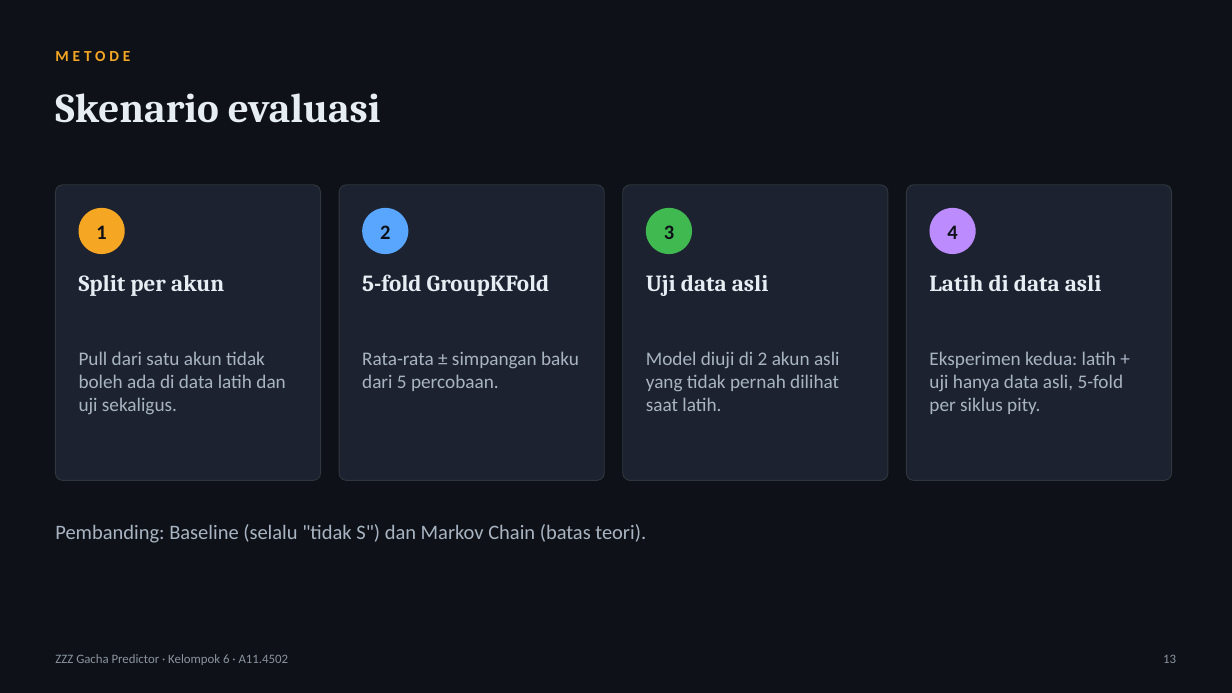
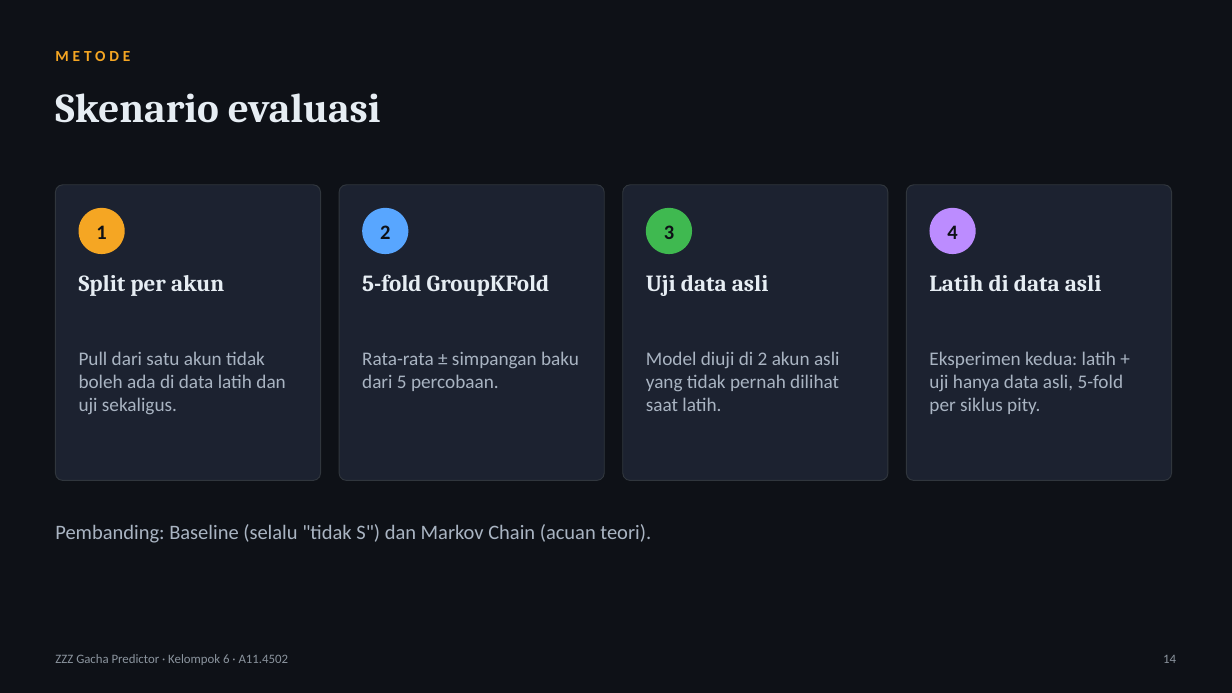
Before and after one commit to tehgeii/project-data-mining, a slide deck: slide 14 of docs/tugas/UTS_Slide_Kelompok6_A11.4502.pptx (slide 13 before the commit). Drawn at 1232x693 pixels with LibreOffice and Linux fonts; fonts in the diff are those of the drawing. Boxes give left, top, right and bottom in pixels: in the first picture for what was removed or moved away, otherwise in the second. Text is boxed around its words. In the diff, an @@ line names an element or a change of style, - is before the commit and + after.

Commit message:
Tambah alasan memakai data mining dan analisis pola soft pity
Menjawab pertanyaan "kenapa perlu machine learning kalau ada rumus":
soft pity tidak diumumkan resmi, jadi polanya harus digali dari data.

- Analisis baru dari data asli: laju S Agent hampir nol sampai pull
  ke-73 lalu melonjak mulai pull ke-74 (sesuai model Markov), W-Engine
  sekitar pull ke-65. Decision Tree yang dilatih hanya dengan data asli
  memisah di pity_ratio 0,735 (pity ±66 Agent) tanpa diberi tahu.
  Grafik dan tabelnya dibuat oleh figs.py.
- Proposal & laporan: subbab 1.2 Alasan Menggunakan Penambangan Data,
  rumusan dan tujuan soal soft pity, subbab 4.6 Pola Soft Pity, 5.2
  Keterbatasan, Brier Score di Tabel 2.2, sumber HoYoverse, alasan
  tanpa SMOTE, penjelasan akurasi data asli lebih tinggi, dan klaim
  "eksak", "batas teori", serta "terbaik" diperjelas (model teratas setara).
- Slide UTS (18) dan UAS (24): slide "Kenapa perlu data mining" dan
  "Soft pity terlihat di data asli", rumusan/tujuan 5 butir, catatan
  pembicara diperbaiki.
- LAPORAN.md, README, halaman Beranda, dan panduan pengumpulan
  (tanya-jawab jebakan, tabel durasi video) ikut diperbarui.

```diff
--- a/docs/tugas/UTS_Slide_Kelompok6_A11.4502.pptx
+++ b/docs/tugas/UTS_Slide_Kelompok6_A11.4502.pptx
@@ text at (55, 524, 651, 543): text changed @@
-Pembanding: Baseline (selalu "tidak S") dan Markov Chain (batas teori).
+Pembanding: Baseline (selalu "tidak S") dan Markov Chain (acuan teori).
@@ text at (1163, 655, 1176, 663): text changed @@
-13
+14
```
Also in this commit, not shown: 12 other slides changed, 1 slide added, 11 other files.
